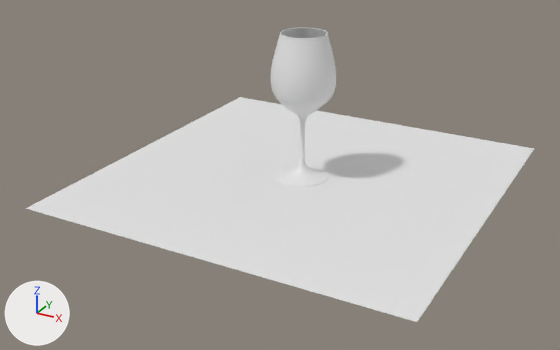
One commit to the OBJ model example-scenes/models/Caustics/wineglass.obj: the scene before it, then after it.
Before and after are seen from a camera (50 mm lens) standing at (24.4, -47.9, 20.8) and looking at (-0.5, -2.5, -1.9). The axes (+X, +Y, +Z) are drawn at lower left. The lights are the same throughout. Where no turn or scale is listed for an object, it has been applied to the vertices.
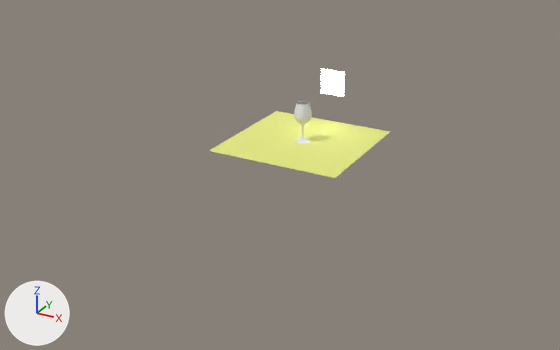
Where the change shows, as pixel boxes [x1, y1, x2, y2] in the pictures (560 x 350 px):
'Plane', recoloured, reshaped (64% narrower, 70% shorter): before [25, 97, 534, 322]; after [209, 111, 391, 178]
'Cylinder', mesh rescaled (72% narrower, 73% shorter): before [270, 27, 336, 187]; after [294, 101, 312, 144]
'Plane.001', added: after [321, 69, 345, 97]

Edits to the bpy script that builds the scene:
```text
Add mat_ground:
    mat_ground = principled_material('ground')
    mat_ground.base_color = (0.772, 0.8, 0.218)  # yellow #e4e781
    mat_ground.roughness = 0.9
Add mat_light:
    mat_light = principled_material('light')
    mat_light.base_color = (0.78, 0.78, 0.78)  # white #e5e5e5
    mat_light.roughness = 0.9
    mat_light.emission_strength = 10.0
Change me_cylinder:
    where me_cylinder.from_pydata(...)  # 6466 vertices, 6464 faces; spans x -2.35..2.35, y -2.35..2.35, z -2.89..8.08
    used by ob_cylinder; location = (0.0, 0.0, 0.0)
    me_cylinder part 1: the whole mesh is scaled about its middle by 0.274, then moved by (0.0, 0.0, -1.12)
Change me_plane:
    where me_plane.from_pydata(...)  # 4 vertices, 1 face; spans x -14.1..14.1, y -14.1..14.1, z -2.8
    used by ob_plane; location = (0.0, 0.0, 0.0)
    remove me_plane.materials.append(mat_material_001)  # white #e7e7e7
    me_plane part 2
    me_plane.vertices[0].co: (-14.1, -14.1, -2.8) -> (-5.0, -5.0, 0.0)  # pixel (25, 208) -> pixel (208, 150)
    me_plane.vertices[1].co: (14.1, -14.1, -2.8) -> (5.0, -5.0, 0.0)  # pixel (417, 322) -> pixel (335, 178)
    me_plane.vertices[2].co: (-14.1, 14.1, -2.8) -> (-5.0, 5.0, 0.0)  # pixel (240, 97) -> pixel (276, 110)
    me_plane.vertices[3].co: (14.1, 14.1, -2.8) -> (5.0, 5.0, 0.0)  # pixel (534, 148) -> pixel (390, 131)
    add me_plane.materials.append(mat_ground)  # yellow #e4e781
Add me_plane_001:
    me_plane_001.from_pydata([(-1.0, 5.0, 2.14), (1.0, 5.0, 2.14), (-1.0, 5.0, 4.14), (1.0, 5.0, 4.14)], [], [(0, 1, 3, 2)])
    me_plane_001.materials.append(mat_light)  # white #e5e5e5
Add ob_plane_001:
    ob_plane_001 = bpy.data.objects.new('Plane.001', me_plane_001)
    ob_plane_001.location = (0.0, 0.0, 0.0)
```
